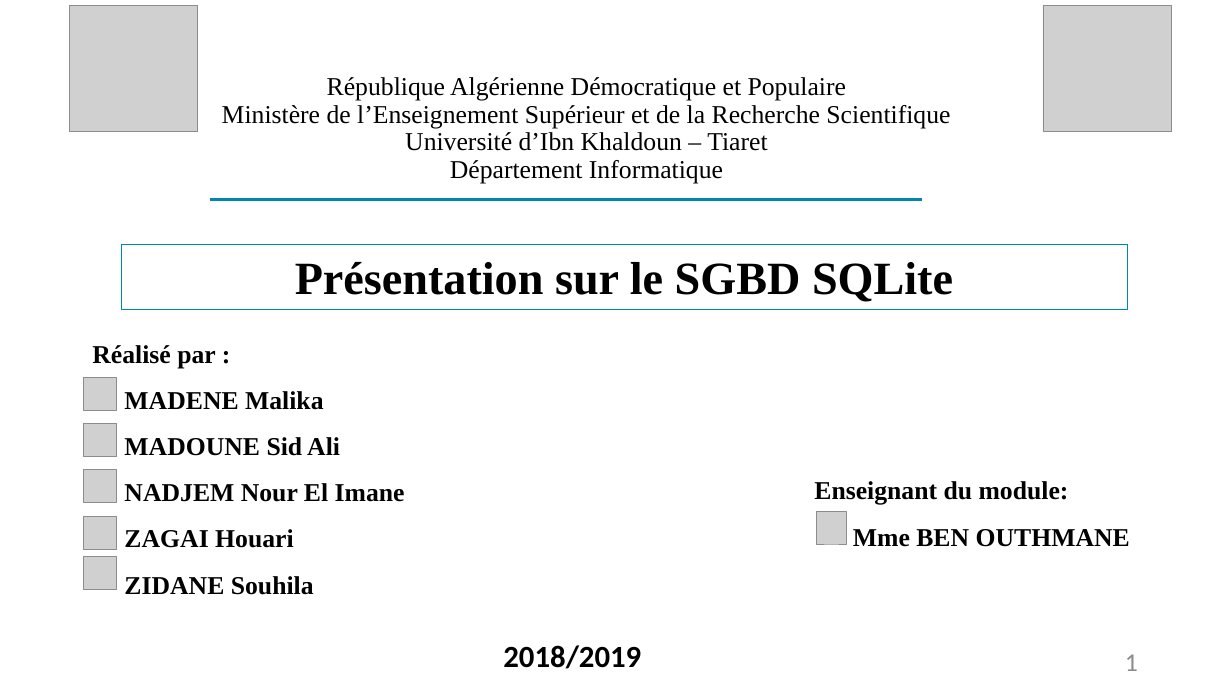
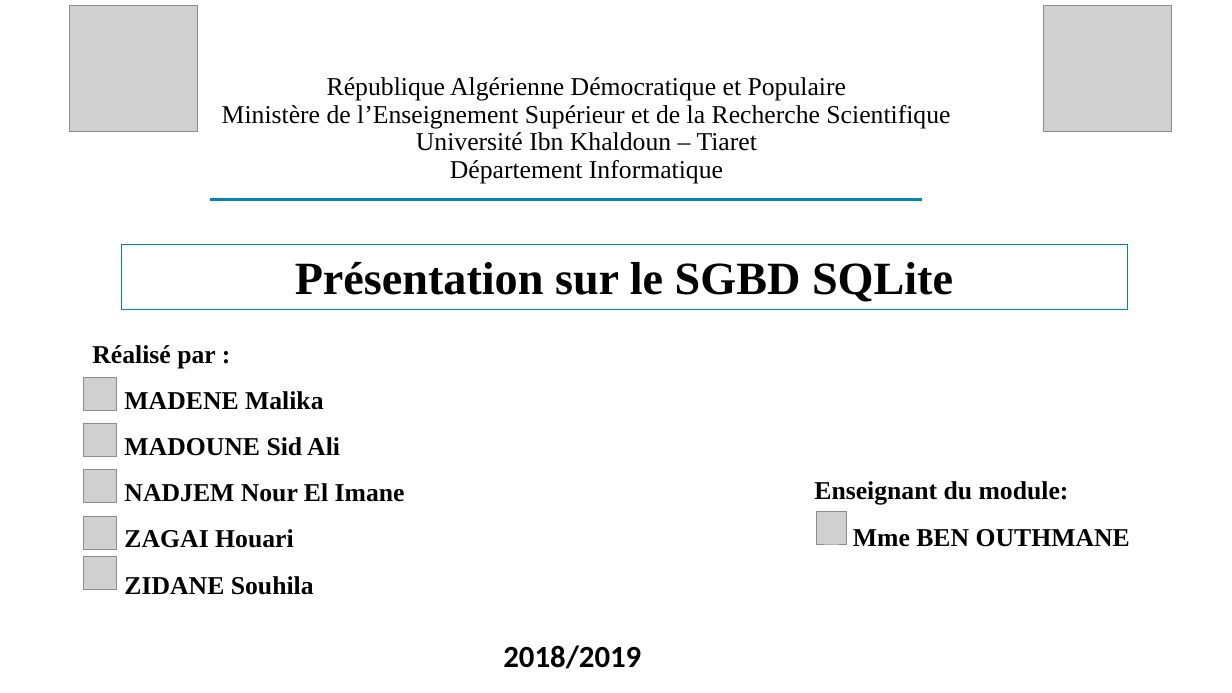
Before and after one commit to web-ai-master/academic-projects, a slide deck: slide 1 of Architecture SGBD/Project/presentation/Presentation-projet-SQLite.pptx. Drawn at 1232x693 pixels with LibreOffice and Linux fonts; fonts in the diff are those of the drawing; grey boxes stand for pictures. Boxes give left, top, right and bottom in pixels: in the first picture for what was removed or moved away, otherwise in the second. Text is boxed around its words. In the diff, an @@ line names an element or a change of style, - is before the commit and + after.

```diff
--- a/Architecture SGBD/Project/presentation/Presentation-projet-SQLite.pptx
+++ b/Architecture SGBD/Project/presentation/Presentation-projet-SQLite.pptx
@@ text at box(222, 77, 950, 184): text changed @@
-République Algérienne Démocratique et Populaire
-Ministère de l’Enseignement Supérieur et de la Recherche Scientifique
-Université d’Ibn Khaldoun – Tiaret
-Département Informatique
+République Algérienne Démocratique et Populaire
+Ministère de l’Enseignement Supérieur et de la Recherche Scientifique
+Université Ibn Khaldoun – Tiaret
+Département Informatique
@@ page number removed at box(1125, 654, 1138, 671) @@
-1
```
Also in this commit, not shown: 53 other slides changed, 1 slide added, 1 slide removed, 19 other files.
